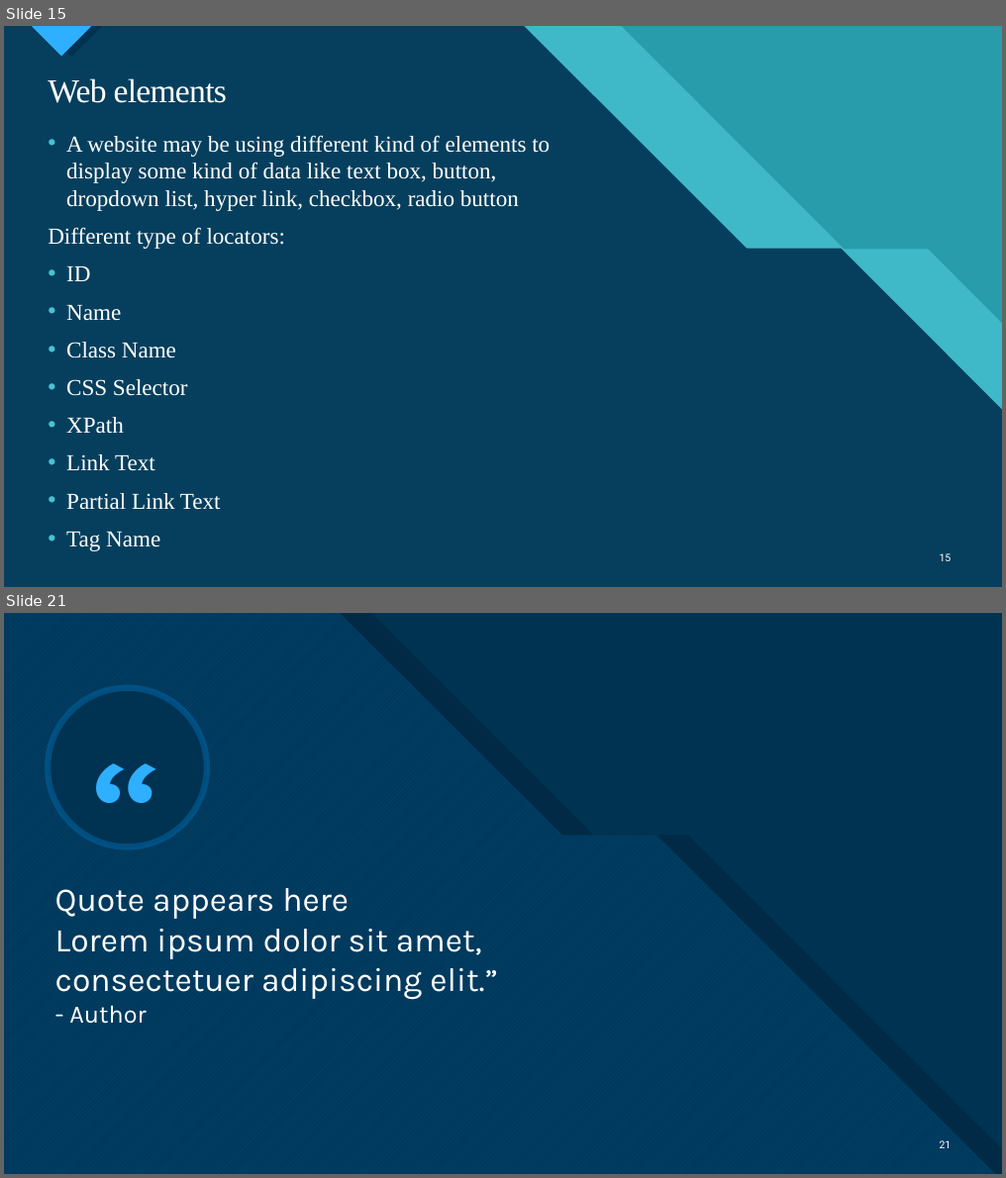
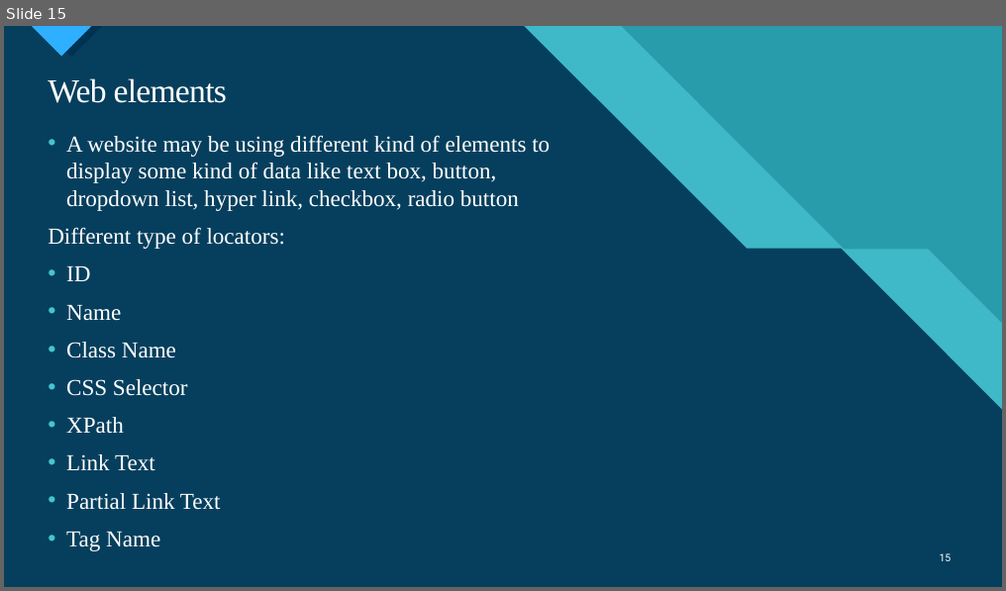
Before and after one commit to ngohungphuc/Presentation, a slide deck: Selenium/Specflow/Web Automation Test with Specflow.pptx. Shown one above the other, each under a label of ours: slides 15 and 21 before the commit, slide 15 after it; the slides between them are not shown. The pictures are 1006x1178 and 1006x591 pixels, drawn with LibreOffice and Linux fonts; fonts in the diff are those of the drawing. Boxes give left, top, right and bottom in pixels: in the first picture for what was removed or moved away, otherwise in the second. Text is boxed around its words. In the diff, an @@ line names an element or a change of style, - is before the commit and + after.

```diff
--- a/Selenium/Specflow/Web Automation Test with Specflow.pptx
+++ b/Selenium/Specflow/Web Automation Test with Specflow.pptx
@@ slide 21 removed at [4,613,1002,1174], background #FFFFFF; not listed: 9 template elements that a slide beside it also shows @@
@@ rectangle removed at [4,613,1002,1174] @@
@@ freeform shape removed at [4,613,996,1174] @@
@@ freeform shape removed at [4,613,1002,1174] @@
@@ freeform shape removed at [35,613,1002,1174] @@
@@ ellipse removed at [48,688,207,848] @@
@@ text removed at [82,688,165,923] @@
-“
@@ title removed at [55,888,498,1024] @@
-Quote appears here
-Lorem ipsum dolor sit amet, consectetuer adipiscing elit.”
-- Author
@@ page number removed at [940,1141,951,1149] @@
-21
```
Also in this commit, not shown: 2 slides added, 8 other slides removed.
